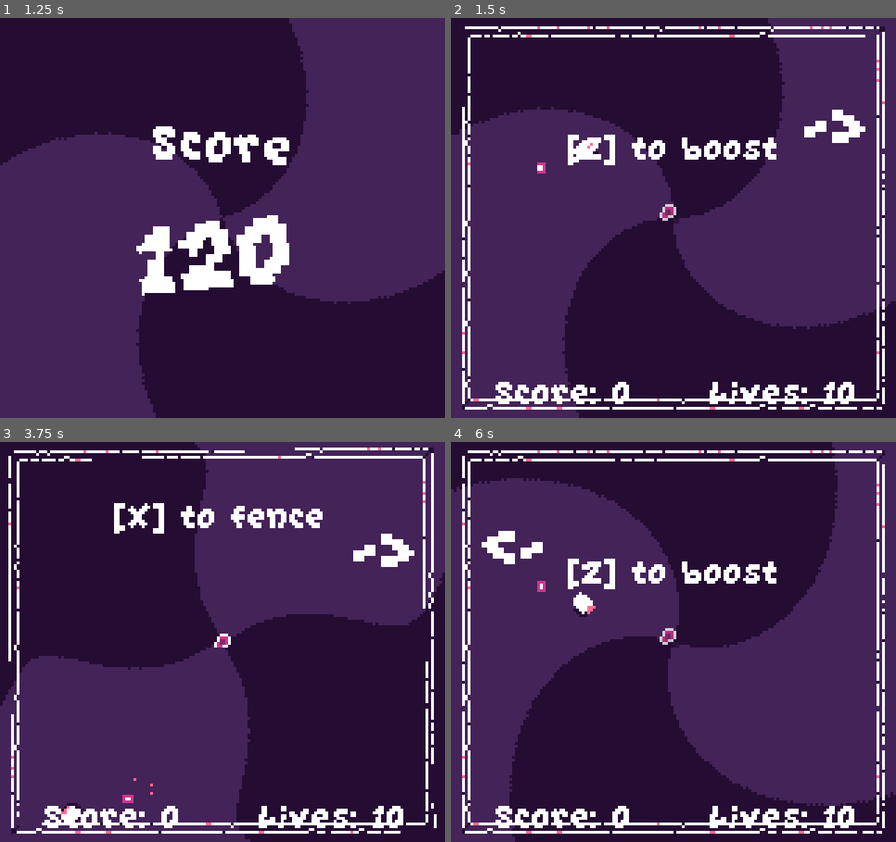
Above: before the commit, frames 1-4 (two rows, left to right).
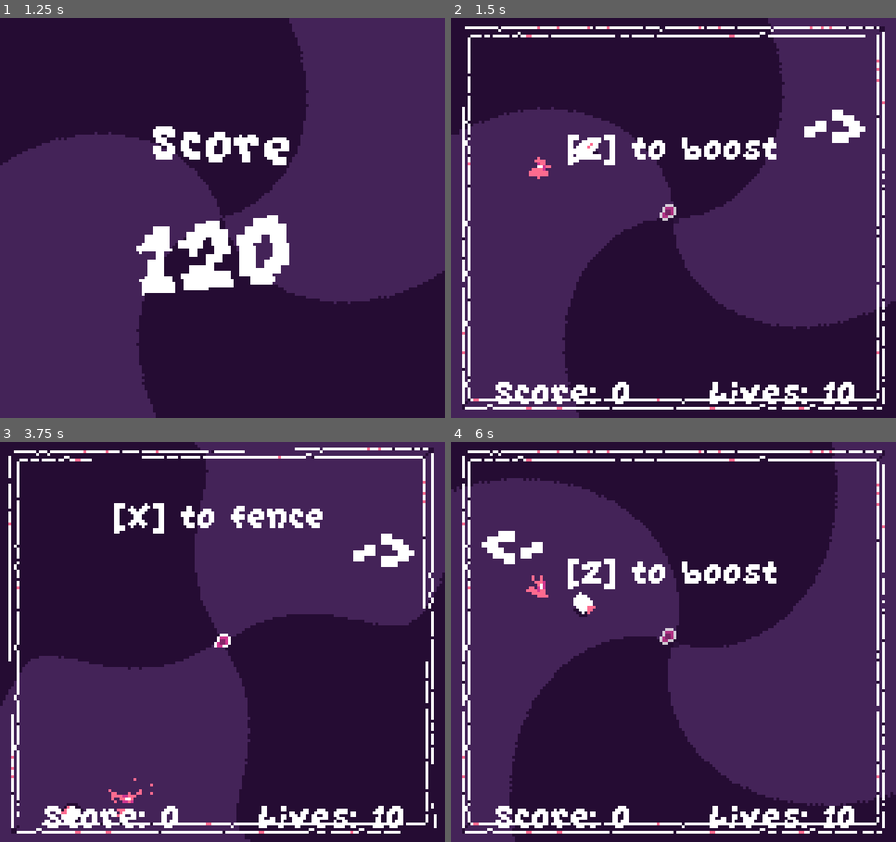
Above: after the commit, the same moments.

Repository: EdBarrancos/Signal
Game: Godot game, scene res://Game/Scenes/Game.tscn
Same seed, same stepped clock (60 frames per second), same inputs: the game is played once before the commit and once after it. Sound files missing from this copy of the repository are replaced by a short silence.
Inputs:
- Up to frame 1 (1.25 s): tap Enter at 0.5 s; hold D (RIGHT) from 0.53 s (still down); hold Z (BOOST) from 0.53 s (still down)
- Up to frame 2 (1.5 s): release D (RIGHT) at 1.28 s; release Z (BOOST) at 1.28 s; hold A (LEFT) from 1.28 s (still down); tap X (CHORD) at 1.35 s
- Up to frame 3 (3.75 s): release A (LEFT) at 2.03 s; hold Q (GO_TO_ENDSCREEN) 2.03-2.78 s; hold D (RIGHT) 2.03-3.53 s; tap Z (BOOST) at 2.85 s; hold A (LEFT) from 3.53 s (still down); hold X (CHORD) from 3.53 s (still down)
- Up to frame 4 (6 s): release X (CHORD) at 4.28 s; tap Q (GO_TO_ENDSCREEN) at 4.35 s; hold Z (BOOST) 5.03-5.78 s; release A (LEFT) at 5.78 s; hold D (RIGHT) from 5.78 s (still down); tap X (CHORD) at 5.85 s

Frame 1 is identical in both runs. In frame 2, 0.1% of the frame differs, in the area x 17-23%, y 34-41%; in frame 3, 0.1%; in frame 4, 0.1%.

Commit message:
Add spark effects when spawning pins

Diff:
--- a/project/Player/Scenes/Pin.tscn
+++ b/project/Player/Scenes/Pin.tscn
@@ -7,6 +7,7 @@
 [ext_resource path="res://Player/Assets/Sound/pin_spawn2.wav" type="AudioStream" id=5]
 [ext_resource path="res://Player/Assets/Sound/pin_spawn3.wav" type="AudioStream" id=6]
 [ext_resource path="res://Player/Scripts/Multiple_Sound_Player.gd" type="Script" id=7]
+[ext_resource path="res://Player/Assets/pink_line.png" type="Texture" id=8]
 
 [sub_resource type="SegmentShape2D" id=5]
 b = Vector2( 0, 0 )
@@ -66,6 +67,33 @@
 [sub_resource type="RectangleShape2D" id=4]
 extents = Vector2( 2.72727, 2.72727 )
 
+[sub_resource type="Curve" id=7]
+max_value = 1.5
+_data = [ Vector2( 0.00238095, 1.05829 ), 0.0, 3.55889, 0, 0, Vector2( 1, 0.0432692 ), 0.0, 0.0, 0, 0 ]
+
+[sub_resource type="CurveTexture" id=8]
+curve = SubResource( 7 )
+
+[sub_resource type="ParticlesMaterial" id=9]
+emission_shape = 5
+emission_ring_radius = 4.0
+emission_ring_inner_radius = 3.0
+emission_ring_height = 1.0
+emission_ring_axis = Vector3( 0, 0, 1 )
+flag_align_y = true
+flag_disable_z = true
+direction = Vector3( 0, 0, 1 )
+spread = 180.0
+gravity = Vector3( 0, 0, 0 )
+initial_velocity = 15.0
+initial_velocity_random = 0.3
+orbit_velocity = 0.0
+orbit_velocity_random = 0.0
+linear_accel = 50.0
+scale = 0.5
+scale_random = 0.48
+scale_curve = SubResource( 8 )
+
 [node name="Pin" type="StaticBody2D"]
 collision_mask = 0
 script = ExtResource( 2 )
@@ -109,6 +137,15 @@
 script = ExtResource( 7 )
 available_sounds = [ ExtResource( 4 ), ExtResource( 5 ), ExtResource( 6 ) ]
 
+[node name="Sparks" type="Particles2D" parent="."]
+emitting = false
+amount = 10
+lifetime = 0.4
+one_shot = true
+explosiveness = 0.7
+process_material = SubResource( 9 )
+texture = ExtResource( 8 )
+
 [connection signal="area_entered" from="VisualFence/FenceArea" to="." method="_on_FenceCollision_area_entered"]
 [connection signal="animation_finished" from="AnimationPlayer" to="." method="_on_AnimationPlayer_animation_finished"]
 [connection signal="body_entered" from="PlayerCollision" to="." method="_on_PlayerCollision_body_entered"]
--- a/project/Player/Scripts/Pin.gd
+++ b/project/Player/Scripts/Pin.gd
@@ -11,6 +11,7 @@
 onready var fence_collision = $VisualFence/FenceArea/FenceCollision
 onready var fence_area = $VisualFence/FenceArea
 onready var spawn_sound = $SpawnSound
+onready var sparks_particles = $Sparks
 
 var parent
 
@@ -34,6 +35,7 @@
 
 func _ready():
 	spawn_sound.play_sound()
+	sparks_particles.emitting = true
 
 func init(parent_tobe, pos):
 	self.global_position = pos
Binary file added: project/Player/Assets/pink_line.png
Not shown, added: project/Player/Assets/pink_line.png.import
Not shown: 1 places in project/Player/Scenes/Pin.tscn that only renumber resources
Not shown, added: assets/visual/pink_line.aseprite
